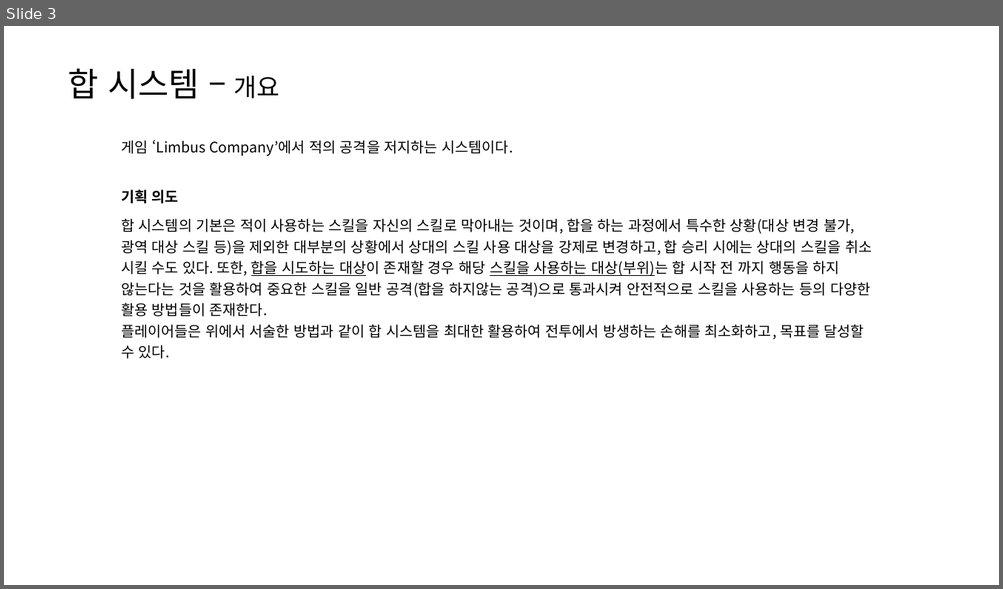
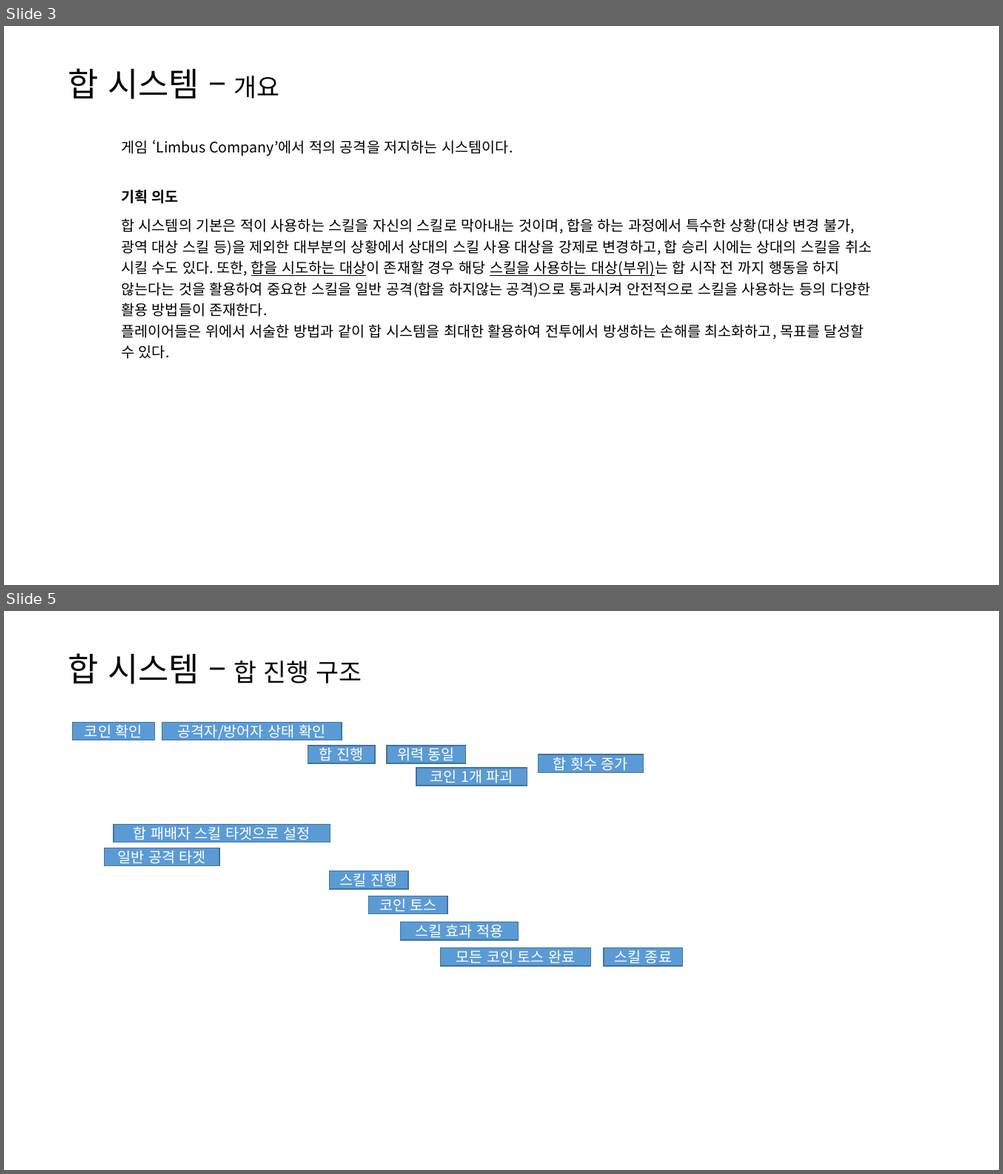
Before and after one commit to yjk0401/unityenginebasic_9th, a slide deck: 기획/문서 베이스.pptx. Shown one above the other, each under a label of ours: slide 3 before the commit, slides 3 and 5 after it; the slides between them are not shown. The pictures are 1003x589 and 1003x1174 pixels, drawn with LibreOffice and Linux fonts; fonts in the diff are those of the drawing. Boxes give left, top, right and bottom in pixels: in the first picture for what was removed or moved away, otherwise in the second. Text is boxed around its words. In the diff, an @@ line names an element or a change of style, - is before the commit and + after.

```diff
--- a/기획/문서 베이스.pptx
+++ b/기획/문서 베이스.pptx
@@ slide 5 added at (x1=4, y1=611, x2=999, y2=1170), background #FFFFFF @@
@@ text added at (x1=68, y1=653, x2=362, y2=684), 32 pt, text #000000 @@
+합 시스템 – 합 진행 구조
@@ rectangle added at (x1=73, y1=722, x2=155, y2=740), fill #5B9BD5, outline #43739E 1 pt, 14 pt, text #FFFFFF @@
+코인 확인
@@ rectangle added at (x1=162, y1=722, x2=342, y2=740), fill #5B9BD5, outline #43739E 1 pt, 14 pt, text #FFFFFF @@
+공격자/방어자 상태 확인
@@ rectangle added at (x1=307, y1=746, x2=375, y2=764), fill #5B9BD5, outline #43739E 1 pt, 14 pt, text #FFFFFF @@
+합 진행
@@ rectangle added at (x1=387, y1=746, x2=466, y2=764), fill #5B9BD5, outline #43739E 1 pt, 14 pt, text #FFFFFF @@
+위력 동일
@@ rectangle added at (x1=538, y1=755, x2=643, y2=773), fill #5B9BD5, outline #43739E 1 pt, 14 pt, text #FFFFFF @@
+합 횟수 증가
@@ rectangle added at (x1=417, y1=768, x2=527, y2=786), fill #5B9BD5, outline #43739E 1 pt, 14 pt, text #FFFFFF @@
+코인 1개 파괴
@@ rectangle added at (x1=114, y1=824, x2=330, y2=843), fill #5B9BD5, outline #43739E 1 pt, 14 pt, text #FFFFFF @@
+합 패배자 스킬 타겟으로 설정
@@ rectangle added at (x1=104, y1=849, x2=219, y2=866), fill #5B9BD5, outline #43739E 1 pt, 14 pt, text #FFFFFF @@
+일반 공격 타겟
@@ rectangle added at (x1=330, y1=871, x2=408, y2=889), fill #5B9BD5, outline #43739E 1 pt, 14 pt, text #FFFFFF @@
+스킬 진행
@@ rectangle added at (x1=369, y1=896, x2=448, y2=914), fill #5B9BD5, outline #43739E 1 pt, 14 pt, text #FFFFFF @@
+코인 토스
@@ rectangle added at (x1=400, y1=922, x2=518, y2=940), fill #5B9BD5, outline #43739E 1 pt, 14 pt, text #FFFFFF @@
+스킬 효과 적용
@@ rectangle added at (x1=441, y1=948, x2=590, y2=966), fill #5B9BD5, outline #43739E 1 pt, 14 pt, text #FFFFFF @@
+모든 코인 토스 완료
@@ rectangle added at (x1=604, y1=948, x2=683, y2=966), fill #5B9BD5, outline #43739E 1 pt, 14 pt, text #FFFFFF @@
+스킬 종료
```
Also in this commit, not shown: 2 slides changed, 4 other files.
